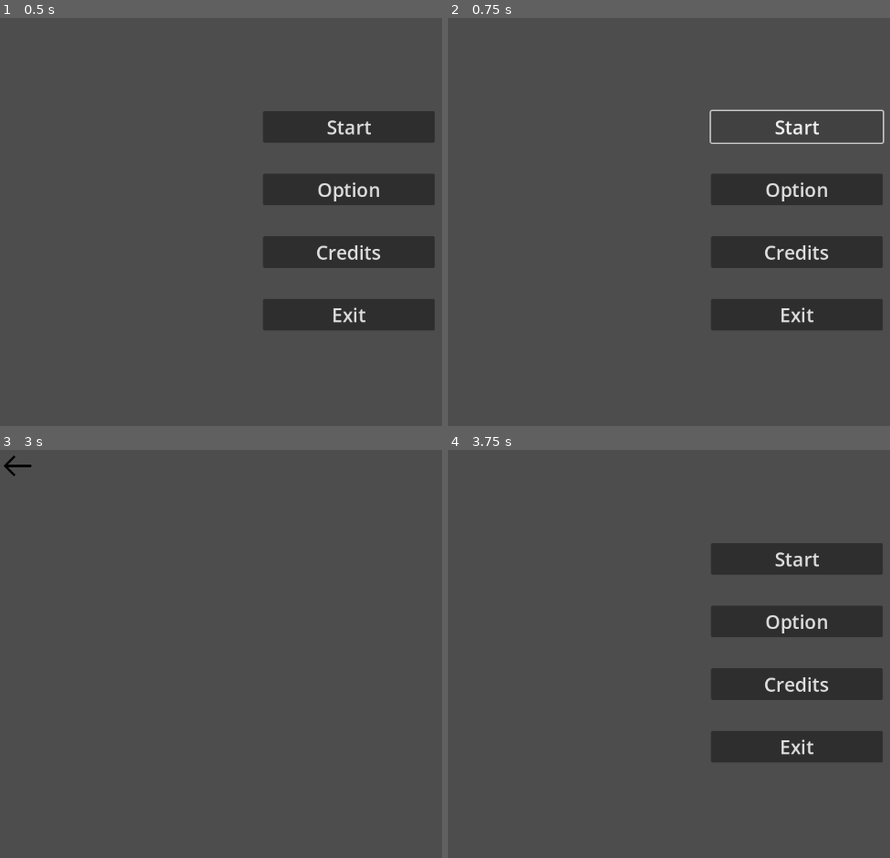
Above: before the commit, frames 1-4 (two rows, left to right).
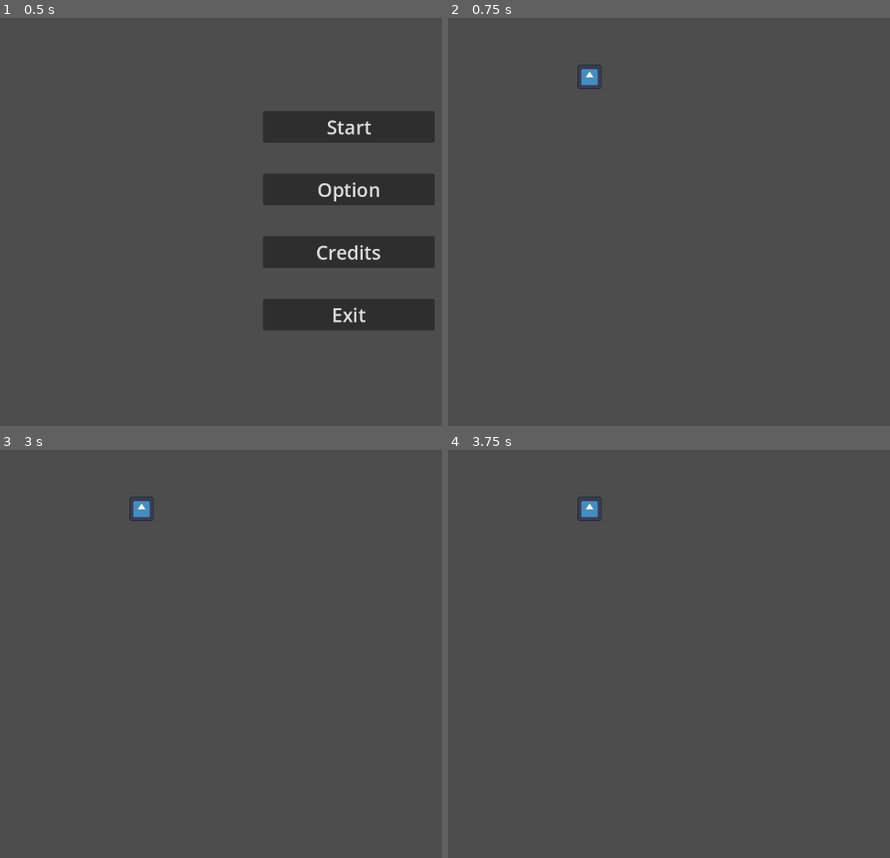
Above: after the commit, the same moments.

Repository: Zapzoop/chritmasgamejam
Game: Godot game, scene res://main_menu/mainmenu.tscn
Two runs of this game, one before a commit and one after it. Both use one fixed random seed, a clock stepped at 60 frames per second and the inputs below. The engine's default icon, where the game draws it, is replaced by a stand-in: a white triangle on a blue panel in a dark square.
Inputs (mouse positions are in pixels of both pictures, inside the frame that each line leads up to):
- Up to frame 1 (0.5 s): no input
- Up to frame 2 (0.75 s): click "Start" at 0.5 s
- Up to frame 3 (3 s): click (349, 560) at 1.25 s, where only the run before the commit has a clickable "Start"; click (349, 560) at 2 s, where only the run before the commit has a clickable "Start"; click (349, 621) at 2.75 s, where only the run before the commit has a clickable "Option"
- Up to frame 4 (3.75 s): click (465, 466) at 3.52 s

Frame 1 is identical in both runs. In frame 2, 9.6% of the frame differs, in the area x 29-99%, y 11-77%; in frame 3, 0.3%; in frame 4, 12%.

Commit message:
Drag and Drop implemented

Diff:
--- a/child/child.gd
+++ b/child/child.gd
@@ -10,7 +10,7 @@
 			Global.is_dragging = true
 		if Input.is_action_pressed("click"):
 			global_position = get_global_mouse_position() - offset
-		elif Input.is_action_just_pressed("click"):
+		elif Input.is_action_just_released("click"):
 			var final_location = get_global_mouse_position()
 			Global.is_dragging = false
 			var tween = get_tree().create_tween()
@@ -47,4 +47,4 @@
 	if not Global.is_dragging:
 		draggable = false
 		var tween = get_tree().create_tween()
-		tween.tween_property($Sprite2D,"scale",Vector2(0.2,0.2),0.2).set_ease(Tween.EASE_OUT)
+		tween.tween_property($Sprite2D,"scale",Vector2(0.3,0.3),0.2).set_ease(Tween.EASE_OUT)
--- a/child/child.tscn
+++ b/child/child.tscn
@@ -4,7 +4,7 @@
 [ext_resource type="Texture2D" uid="uid://df8hb6mrpqwrh" path="res://icon.svg" id="2_heq2e"]
 
 [sub_resource type="CircleShape2D" id="CircleShape2D_x8ghi"]
-radius = 16.0
+radius = 24.0
 
 [sub_resource type="CircleShape2D" id="CircleShape2D_rbf47"]
 radius = 16.0
@@ -24,7 +24,7 @@
 
 [node name="Sprite2D" type="Sprite2D" parent="."]
 position = Vector2(0, 3.8147e-06)
-scale = Vector2(0.2, 0.2)
+scale = Vector2(0.3, 0.3)
 texture = ExtResource("2_heq2e")
 
 [connection signal="mouse_entered" from="." to="." method="_on_mouse_entered"]
--- a/global/global.gd
+++ b/global/global.gd
@@ -2,6 +2,8 @@
 
 var options = "res://main_menu/option/option.tscn"
 var credits = "res://main_menu/credits/credits.tscn"
+var level = "res://mainlevel/level.tscn"
+
 signal change_scene(caller,callee)
 signal callback(callee)
 
@@ -19,6 +21,8 @@
 		get_tree().change_scene_to_file(options)
 	if callee == "credits":
 		get_tree().change_scene_to_file(credits)
+	if callee == "level":
+		get_tree().change_scene_to_file(level)
 
 func _on_callback(calleename,calleeobj):
 	if calleename == "options":
@@ -29,6 +33,10 @@
 		calleeobj.queue_free()
 		get_tree().get_root().add_child(remember)
 		get_tree().set_current_scene(remember)
+	if calleename == "level":
+		calleeobj.queue_free()
+		get_tree().get_root().add_child(remember)
+		get_tree().set_current_scene(remember)
 	remember = null
 # Called every frame. 'delta' is the elapsed time since the previous frame.
 func _process(delta):
--- a/main_menu/credits/credits.tscn
+++ b/main_menu/credits/credits.tscn
@@ -57,8 +57,8 @@
 anchor_bottom = 0.469136
 offset_left = 448.0
 offset_top = 608.0
-offset_right = 3295.99
-offset_bottom = 1824.0
+offset_right = 4007.98
+offset_bottom = 2128.0
 text = "Programming
 -Pauletto
 -Zapzoop
--- a/main_menu/mainmenu.gd
+++ b/main_menu/mainmenu.gd
@@ -12,6 +12,7 @@
 
 
 func _on_start_pressed():
+	Global.emit_signal("change_scene",self,"level")
 	pass # Replace with function body.
 
 
--- a/mainlevel/level.tscn
+++ b/mainlevel/level.tscn
@@ -1,16 +1,8 @@
 [gd_scene load_steps=2 format=3 uid="uid://vuqfwpbiwr2m"]
 
-[sub_resource type="CircleShape2D" id="CircleShape2D_vm8si"]
-radius = 8.0
+[ext_resource type="PackedScene" uid="uid://dc75jg62m0dr3" path="res://child/child.tscn" id="1_xap0m"]
 
 [node name="Level" type="Node2D"]
 
-[node name="Sprite2D" type="Sprite2D" parent="."]
-
-[node name="CharacterBody2D" type="CharacterBody2D" parent="."]
-motion_mode = 1
-
-[node name="CollisionShape2D" type="CollisionShape2D" parent="CharacterBody2D"]
-shape = SubResource("CircleShape2D_vm8si")
-
-[node name="Area2D" type="Area2D" parent="CharacterBody2D"]
+[node name="Child" parent="." instance=ExtResource("1_xap0m")]
+position = Vector2(224, 96)
